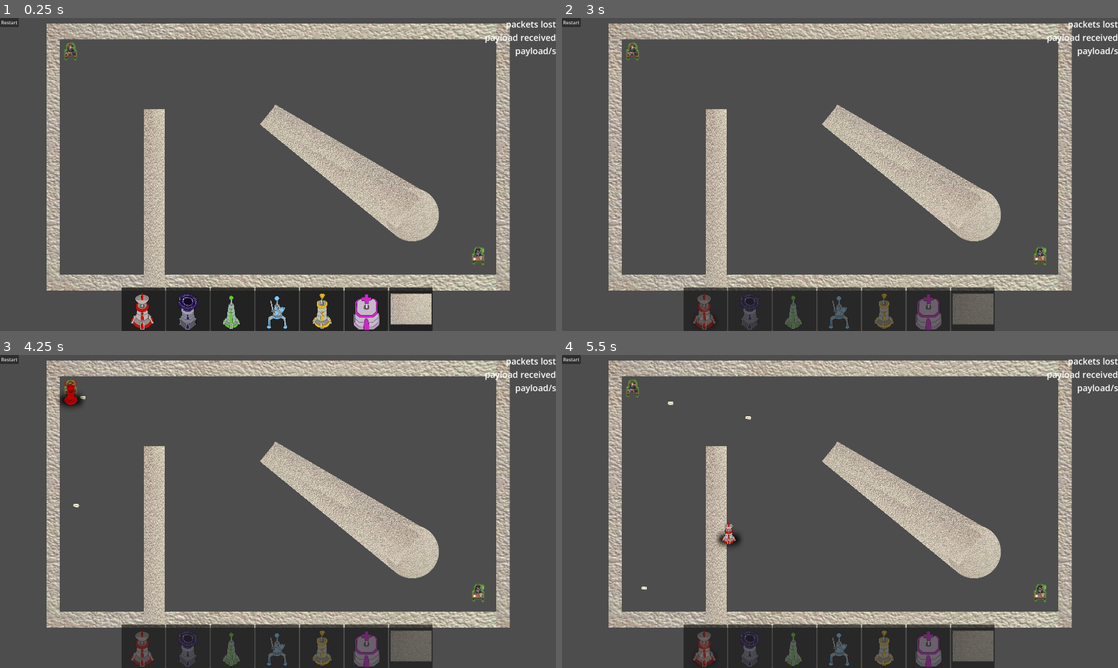
Above: before the commit, frames 1-4 (two rows, left to right).
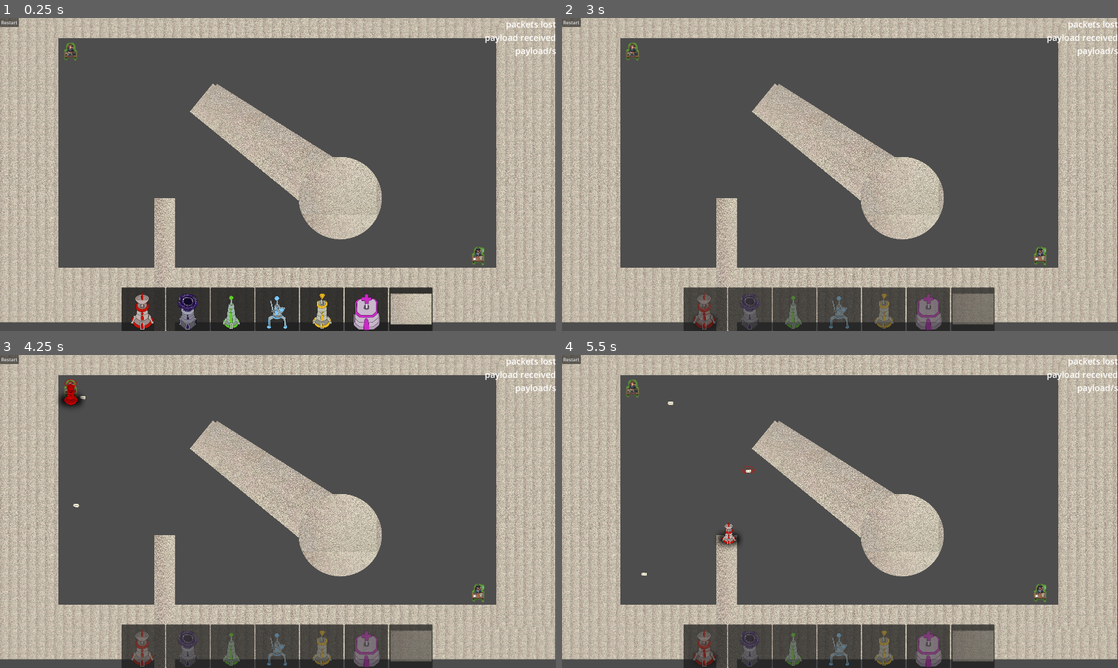
Above: after the commit, the same moments.

Repository: ryupold/ld59
Game: Godot game, scene res://scenes/main.tscn
Two runs of this game, one before a commit and one after it. Both use one fixed random seed, a clock stepped at 60 frames per second and the inputs below. The engine's default icon, where the game draws it, is replaced by a stand-in: a white triangle on a blue panel in a dark square.
Inputs (mouse positions are in pixels of both pictures, inside the frame that each line leads up to):
- Up to frame 1 (0.25 s): no input
- Up to frame 2 (3 s): click "Restart" at 0.5 s; click "Restart" at 1.25 s; click "Restart" at 2 s; click (706, 309) at 2.77 s
- Up to frame 3 (4.25 s): drag from (144, 649) to (72, 389) at 3.52 s
- Up to frame 4 (5.5 s): tap Enter at 4.25 s; drag from (728, 527) to (634, 389) at 4.27 s; click (706, 646) at 5.02 s

The runs differ from the first frame. In frame 1, 38% of the frame differs, in the area x 0-100%, y 0-100%; in frame 2, 42%; in frame 3, 42%; in frame 4, 42%.

Commit message:
fix tiling on walls

Diff:
--- /dev/null
+++ b/ld59-game/entities/walls/cicle_wall.gd
@@ -0,0 +1,13 @@
+@tool
+extends Wall
+
+class_name CircleWall
+
+func _ready():
+	onResize()
+	resized.connect(onResize)
+
+func onResize():
+	$TextureRect.size = size
+	($StaticBody2D/CollisionShape2D.shape as CircleShape2D).radius = size.x / 2
+	$StaticBody2D/CollisionShape2D.position = size / 2
--- /dev/null
+++ b/ld59-game/entities/walls/cicle_wall.tscn
@@ -0,0 +1,39 @@
+[gd_scene format=3 uid="uid://cj1fd2gew8dxg"]
+
+[ext_resource type="Texture2D" uid="uid://ru7u2urulhji" path="res://entities/walls/wall_texture_round.png" id="1_ietbt"]
+[ext_resource type="Texture2D" uid="uid://catuqaebhdrfa" path="res://entities/walls/wall_texture.jpg" id="1_n7i81"]
+[ext_resource type="Script" uid="uid://8570h0ya37kh" path="res://entities/walls/cicle_wall.gd" id="2_n7i81"]
+
+[sub_resource type="CircleShape2D" id="CircleShape2D_n7i81"]
+radius = 577.1904
+
+[node name="CircleWall" type="TextureRect" unique_id=2117046853]
+clip_children = 1
+anchors_preset = 8
+anchor_left = 0.5
+anchor_top = 0.5
+anchor_right = 0.5
+anchor_bottom = 0.5
+offset_left = -960.0
+offset_top = -540.0
+offset_right = -433.0
+offset_bottom = -15.0
+grow_horizontal = 2
+grow_vertical = 2
+texture = ExtResource("1_ietbt")
+expand_mode = 1
+script = ExtResource("2_n7i81")
+
+[node name="TextureRect" type="TextureRect" parent="." unique_id=2042061959]
+layout_mode = 0
+offset_right = 768.0
+offset_bottom = 569.0
+texture = ExtResource("1_n7i81")
+expand_mode = 1
+stretch_mode = 1
+
+[node name="StaticBody2D" type="StaticBody2D" parent="." unique_id=1934212656]
+
+[node name="CollisionShape2D" type="CollisionShape2D" parent="StaticBody2D" unique_id=1601416324]
+position = Vector2(263.5, 262.5)
+shape = SubResource("CircleShape2D_n7i81")
--- /dev/null
+++ b/ld59-game/entities/walls/rectangle_wall.gd
@@ -0,0 +1,12 @@
+@tool
+extends Wall
+
+class_name RectangleWall
+
+func _ready():
+	onResize()
+	resized.connect(onResize)
+
+func onResize():
+	($TextureRect/CollisionShape2D.shape as RectangleShape2D).size = size
+	$TextureRect/CollisionShape2D.position = size / 2
--- /dev/null
+++ b/ld59-game/entities/walls/rectangle_wall.tscn
@@ -0,0 +1,31 @@
+[gd_scene format=3 uid="uid://djohxpgt54hod"]
+
+[ext_resource type="Texture2D" uid="uid://catuqaebhdrfa" path="res://entities/walls/wall_texture.jpg" id="1_r0ave"]
+[ext_resource type="Script" uid="uid://ba22j2606ajms" path="res://entities/walls/rectangle_wall.gd" id="2_vd46v"]
+
+[sub_resource type="RectangleShape2D" id="RectangleShape2D_of5om"]
+resource_local_to_scene = true
+size = Vector2(500, 500)
+
+[node name="RectangleWall" type="TextureRect" unique_id=2117046853]
+anchors_preset = 8
+anchor_left = 0.5
+anchor_top = 0.5
+anchor_right = 0.5
+anchor_bottom = 0.5
+offset_left = -960.0
+offset_top = -540.0
+offset_right = -460.0
+offset_bottom = -40.0
+grow_horizontal = 2
+grow_vertical = 2
+texture = ExtResource("1_r0ave")
+expand_mode = 1
+stretch_mode = 1
+script = ExtResource("2_vd46v")
+
+[node name="TextureRect" type="StaticBody2D" parent="." unique_id=1934212656]
+
+[node name="CollisionShape2D" type="CollisionShape2D" parent="TextureRect" unique_id=1601416324]
+position = Vector2(253, 250)
+shape = SubResource("RectangleShape2D_of5om")
--- a/ld59-game/entities/walls/rectanlge_wall.tscn
+++ /dev/null
@@ -1,16 +0,0 @@
-[gd_scene format=3 uid="uid://djohxpgt54hod"]
-
-[ext_resource type="Texture2D" uid="uid://catuqaebhdrfa" path="res://entities/walls/wall_texture.jpg" id="1_lcjmo"]
-
-[sub_resource type="RectangleShape2D" id="RectangleShape2D_lcjmo"]
-size = Vector2(500, 500)
-
-[node name="RectangleWall" type="StaticBody2D" unique_id=369208461]
-
-[node name="Sprite2D" type="Sprite2D" parent="." unique_id=1619276745]
-texture = ExtResource("1_lcjmo")
-region_enabled = true
-region_rect = Rect2(0, 0, 500, 500)
-
-[node name="CollisionShape2D" type="CollisionShape2D" parent="." unique_id=2061867393]
-shape = SubResource("RectangleShape2D_lcjmo")
--- /dev/null
+++ b/ld59-game/entities/walls/wall.gd
@@ -0,0 +1 @@
+@abstract class_name Wall extends TextureRect
--- a/ld59-game/entities/walls/walls.tscn
+++ b/ld59-game/entities/walls/walls.tscn
@@ -1,72 +1,30 @@
 [gd_scene format=3 uid="uid://3i1vgtrekd1x"]
 
-[ext_resource type="Texture2D" uid="uid://catuqaebhdrfa" path="res://entities/walls/wall_texture.jpg" id="1_or50a"]
-
-[sub_resource type="RectangleShape2D" id="RectangleShape2D_mv1ug"]
-size = Vector2(20, 567.0043)
-
-[sub_resource type="RectangleShape2D" id="RectangleShape2D_awagt"]
-size = Vector2(812.97156, 33.96173)
+[ext_resource type="PackedScene" uid="uid://djohxpgt54hod" path="res://entities/walls/rectangle_wall.tscn" id="2_ew4hc"]
 
 [node name="Walls" type="Node2D" unique_id=903204524]
 scale = Vector2(0.11648584, 0.10750823)
 
-[node name="wall_left" type="Sprite2D" parent="." unique_id=826850754]
-texture_repeat = 2
-position = Vector2(532.93756, 12400.998)
-scale = Vector2(53.244038, 42.931465)
-texture = ExtResource("1_or50a")
-region_enabled = true
-region_rect = Rect2(0, 0, 21.143677, 569)
+[node name="Left" parent="." unique_id=369208461 instance=ExtResource("2_ew4hc")]
+offset_left = -4017.6555
+offset_top = 186.03227
+offset_right = 982.3445
+offset_bottom = 24586.033
 
-[node name="StaticBody2D" type="StaticBody2D" parent="wall_left" unique_id=596316177]
+[node name="Top" parent="." unique_id=2117046853 instance=ExtResource("2_ew4hc")]
+offset_left = -4017.6555
+offset_top = -3460.2002
+offset_right = 42940.84
+offset_bottom = 1539.7998
 
-[node name="CollisionShape2D" type="CollisionShape2D" parent="wall_left/StaticBody2D" unique_id=1948381962]
-position = Vector2(0, -0.37036133)
-shape = SubResource("RectangleShape2D_mv1ug")
+[node name="Bottom" parent="." unique_id=529863937 instance=ExtResource("2_ew4hc")]
+offset_left = -4017.6555
+offset_top = 22491.3
+offset_right = 42940.84
+offset_bottom = 27491.3
 
-[node name="wall_right" type="Sprite2D" parent="." unique_id=1361412375]
-texture_repeat = 2
-position = Vector2(38512.004, 12391.998)
-scale = Vector2(54.297626, 42.899826)
-texture = ExtResource("1_or50a")
-region_enabled = true
-region_rect = Rect2(0, 0, 21.143677, 569)
-
-[node name="StaticBody2D" type="StaticBody2D" parent="wall_right" unique_id=875389524]
-
-[node name="CollisionShape2D" type="CollisionShape2D" parent="wall_right/StaticBody2D" unique_id=139602647]
-position = Vector2(0, -0.37036133)
-shape = SubResource("RectangleShape2D_mv1ug")
-
-[node name="wall_bottom" type="Sprite2D" parent="." unique_id=2097180837]
-texture_repeat = 2
-position = Vector2(19528.004, 23887.5)
-scale = Vector2(48.078327, 42.999935)
-texture = ExtResource("1_or50a")
-region_enabled = true
-region_rect = Rect2(0, 535.0687, 766.81177, 33.931274)
-
-[node name="StaticBody2D" type="StaticBody2D" parent="wall_bottom" unique_id=16091686]
-
-[node name="CollisionShape2D" type="CollisionShape2D" parent="wall_bottom/StaticBody2D" unique_id=110741449]
-position = Vector2(1.2077026, -0.13043213)
-scale = Vector2(0.9999994, 0.9999999)
-shape = SubResource("RectangleShape2D_awagt")
-
-[node name="wall_top" type="Sprite2D" parent="." unique_id=34154733]
-texture_repeat = 2
-position = Vector2(19528.004, 905.00006)
-scale = Vector2(48.078327, 42.999935)
-texture = ExtResource("1_or50a")
-region_enabled = true
-region_rect = Rect2(0, 535.0687, 766.81177, 33.931274)
-
-[node name="StaticBody2D" type="StaticBody2D" parent="wall_top" unique_id=1932330188]
-
-[node name="CollisionShape2D" type="CollisionShape2D" parent="wall_top/StaticBody2D" unique_id=488922181]
-position = Vector2(1.2077026, -0.13043213)
-scale = Vector2(0.9999994, 0.9999999)
-shape = SubResource("RectangleShape2D_awagt")
-
-[node name="Node2D" type="Node2D" parent="." unique_id=1019870753]
+[node name="Right" parent="." unique_id=978464735 instance=ExtResource("2_ew4hc")]
+offset_left = 37944.52
+offset_top = 186.03227
+offset_right = 42944.52
+offset_bottom = 24586.033
--- a/ld59-game/scenes/levels/first_level.tscn
+++ b/ld59-game/scenes/levels/first_level.tscn
@@ -5,8 +5,8 @@
 [ext_resource type="Script" uid="uid://byxtxjd27x2eb" path="res://scenes/levels/level.gd" id="1_xbibw"]
 [ext_resource type="PackedScene" uid="uid://sc317p0yslvi" path="res://entities/receiver/receiver.tscn" id="3_hkalp"]
 [ext_resource type="PackedScene" uid="uid://d0cuiwxuevfh" path="res://entities/sender/sender.tscn" id="4_xbibw"]
-[ext_resource type="PackedScene" uid="uid://djohxpgt54hod" path="res://entities/walls/rectanlge_wall.tscn" id="6_3kh8m"]
-[ext_resource type="PackedScene" uid="uid://chplpkdrkqygp" path="res://entities/walls/circle_wall.tscn" id="7_fqprn"]
+[ext_resource type="PackedScene" uid="uid://djohxpgt54hod" path="res://entities/walls/rectangle_wall.tscn" id="6_3kh8m"]
+[ext_resource type="PackedScene" uid="uid://cj1fd2gew8dxg" path="res://entities/walls/cicle_wall.tscn" id="8_fqprn"]
 
 [node name="FirstLevel" type="Node2D" unique_id=1669637617 node_paths=PackedStringArray("sender", "reciever", "towers", "packets")]
 script = ExtResource("1_xbibw")
@@ -32,24 +32,31 @@
 position = Vector2(4244, 2307)
 
 [node name="RectangleWall" parent="." unique_id=369208461 instance=ExtResource("6_3kh8m")]
-position = Vector2(1058, 1736)
+offset_left = 1058.0
+offset_top = 1736.0
+offset_right = 1558.0
+offset_bottom = 2236.0
 scale = Vector2(0.405, 3.5)
 
 [node name="RectangleWall2" parent="." unique_id=496078732 instance=ExtResource("6_3kh8m")]
-position = Vector2(2836.9993, 1486.0001)
+offset_left = 2744.723
+offset_top = 1517.4841
+offset_right = 3102.3584
+offset_bottom = 2953.1775
 rotation = 2.2557116
-scale = Vector2(0.405, 3.5)
 
 [node name="RectangleWall3" parent="." unique_id=121758671 instance=ExtResource("6_3kh8m")]
-position = Vector2(2952, 1343.9999)
-rotation = 2.0992906
-scale = Vector2(0.405, 3.5)
-
-[node name="CircleWall" parent="." unique_id=1578220329 instance=ExtResource("7_fqprn")]
-position = Vector2(3595, 1899)
+offset_left = 3120.5288
+offset_top = 1525.4741
+offset_right = 3393.4963
+offset_bottom = 3237.8887
+rotation = 2.1334991
 
 [node name="RectangleWall4" parent="." unique_id=485338014 instance=ExtResource("6_3kh8m")]
-position = Vector2(3257.9998, 1669)
+offset_left = 3257.9998
+offset_top = 1669.0
+offset_right = 3757.9998
+offset_bottom = 2169.0
 rotation = 2.1885486
 scale = Vector2(0.74066716, 1.4569749)
 
@@ -59,3 +66,9 @@
 unique_name_in_owner = true
 y_sort_enabled = true
 position = Vector2(2274, 1504)
+
+[node name="CircleWall2" parent="." unique_id=2117046853 instance=ExtResource("8_fqprn")]
+offset_left = 2477.0
+offset_top = 1331.0
+offset_right = 3295.8218
+offset_bottom = 2141.0
--- a/ld59-game/scenes/test_sender.tscn
+++ b/ld59-game/scenes/test_sender.tscn
@@ -11,8 +11,8 @@
 [ext_resource type="PackedScene" uid="uid://brtqthc0p3i8m" path="res://entities/towers/speed/speed_tower.tscn" id="8_p2e67"]
 [ext_resource type="PackedScene" uid="uid://dyn3kjroqyl50" path="res://hud/hud.tscn" id="9_e8af8"]
 [ext_resource type="PackedScene" uid="uid://cv0dyuglhhbwd" path="res://entities/towers/slow/slow_tower.tscn" id="10_7aqdj"]
-[ext_resource type="PackedScene" uid="uid://chplpkdrkqygp" path="res://entities/walls/circle_wall.tscn" id="12_01axi"]
-[ext_resource type="PackedScene" uid="uid://djohxpgt54hod" path="res://entities/walls/rectanlge_wall.tscn" id="13_7vrsr"]
+[ext_resource type="PackedScene" uid="uid://chplpkdrkqygp" path="res://entities/walls/old_circle_wall.tscn" id="12_01axi"]
+[ext_resource type="PackedScene" uid="uid://cj1fd2gew8dxg" path="res://entities/walls/cicle_wall.tscn" id="13_01axi"]
 
 [node name="TestSender" type="Node2D" unique_id=324347188]
 
@@ -34,14 +34,6 @@
 
 [node name="CircleWall5" parent="." unique_id=202961288 instance=ExtResource("12_01axi")]
 position = Vector2(3176, 1333)
-
-[node name="RectangleWall" parent="." unique_id=369208461 instance=ExtResource("13_7vrsr")]
-position = Vector2(830.99994, 1082)
-scale = Vector2(0.59383804, 3.6685872)
-
-[node name="RectangleWall2" parent="." unique_id=2035977692 instance=ExtResource("13_7vrsr")]
-position = Vector2(1799, 1568)
-scale = Vector2(0.59383804, 3.6685872)
 
 [node name="Sender" parent="." unique_id=1211801374 node_paths=PackedStringArray("packetParent") instance=ExtResource("2_mv1ug")]
 position = Vector2(277.5947, 400.97012)
@@ -88,3 +80,9 @@
 
 [node name="WallTower" parent="Towers" unique_id=1813750863 instance=ExtResource("5_nivf7")]
 position = Vector2(907.0001, -206.99994)
+
+[node name="CircleWall6" parent="." unique_id=2117046853 instance=ExtResource("13_01axi")]
+offset_left = 501.0
+offset_top = 346.0
+offset_right = 1563.0
+offset_bottom = 732.0
Not shown, added: ld59-game/entities/walls/cicle_wall.gd.uid
Renamed: ld59-game/entities/walls/circle_wall.tscn -> ld59-game/entities/walls/old_circle_wall.tscn
Not shown, added: ld59-game/entities/walls/rectangle_wall.gd.uid
Not shown, added: ld59-game/entities/walls/wall.gd.uid
